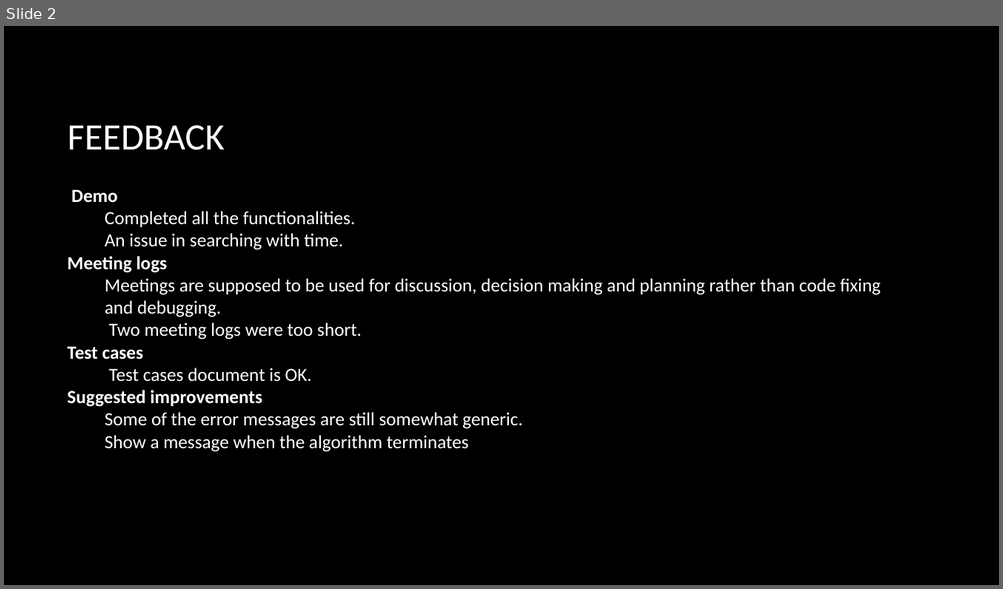
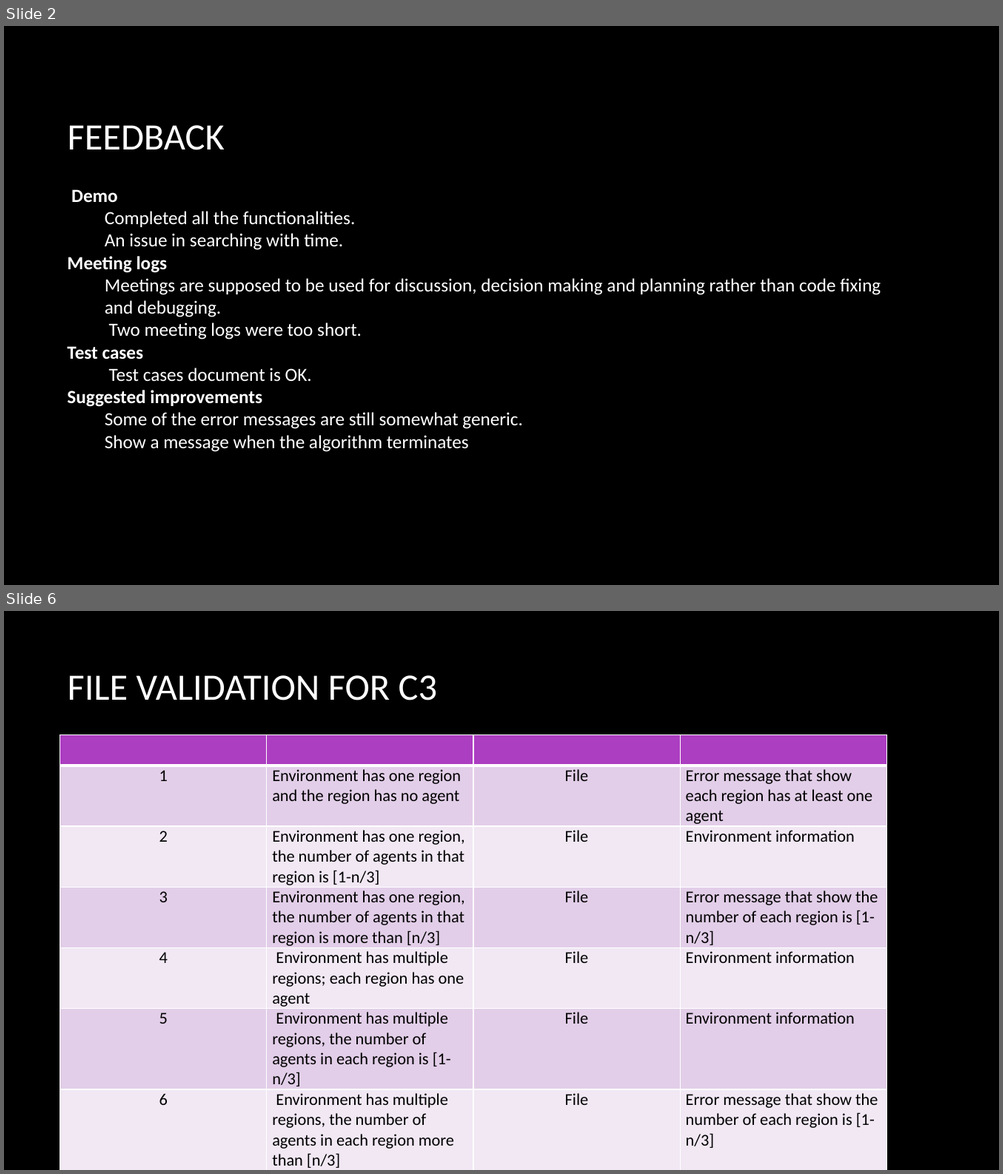
Before and after one commit to Giant-Visualize/Giant-Visualize-Multi-Agent-Patrolling, a slide deck: Document/GIANTS_SixthPresentation.pptx. Shown one above the other, each under a label of ours: slide 2 before the commit, slides 2 and 6 after it; the slides between them are not shown. The pictures are 1003x589 and 1003x1174 pixels, drawn with LibreOffice and Linux fonts; fonts in the diff are those of the drawing; background and template pictures are left out. Boxes give left, top, right and bottom in pixels: in the first picture for what was removed or moved away, otherwise in the second. Text is boxed around its words. In the diff, an @@ line names an element or a change of style, - is before the commit and + after.

```diff
--- a/Document/GIANTS_SixthPresentation.pptx
+++ b/Document/GIANTS_SixthPresentation.pptx
@@ slide 6 added at <box>4,611,999,1170</box>, background picture (left out) @@
@@ title added at <box>68,675,437,701</box>, 36 pt, text #FFFFFF @@
+FILE VALIDATION FOR C3
@@ table added at <box>60,735,887,1170</box>, 7 rows, 4 columns @@
+ |  |  | 
+1 | Environment has one region and the region has no agent | File | Error message that show each region has at least one agent
+2 | Environment has one region, the number of agents in that region is [1-n/3] | File | Environment information
+3 | Environment has one region, the number of agents in that region is more than [n/3] | File | Error message that show the number of each region is [1-n/3]
+4 | Environment has multiple regions; each region has one agent | File | Environment information
+5 | Environment has multiple regions, the number of agents in each region is [1-n/3] | File | Environment information
+6 | Environment has multiple regions, the number of agents in each region more than [n/3] | File | Error message that show the number of each region is [1-n/3]
```
Also in this commit, not shown: 1 slide changed, 2 other slides added, 1 slide removed, 3 other files.
